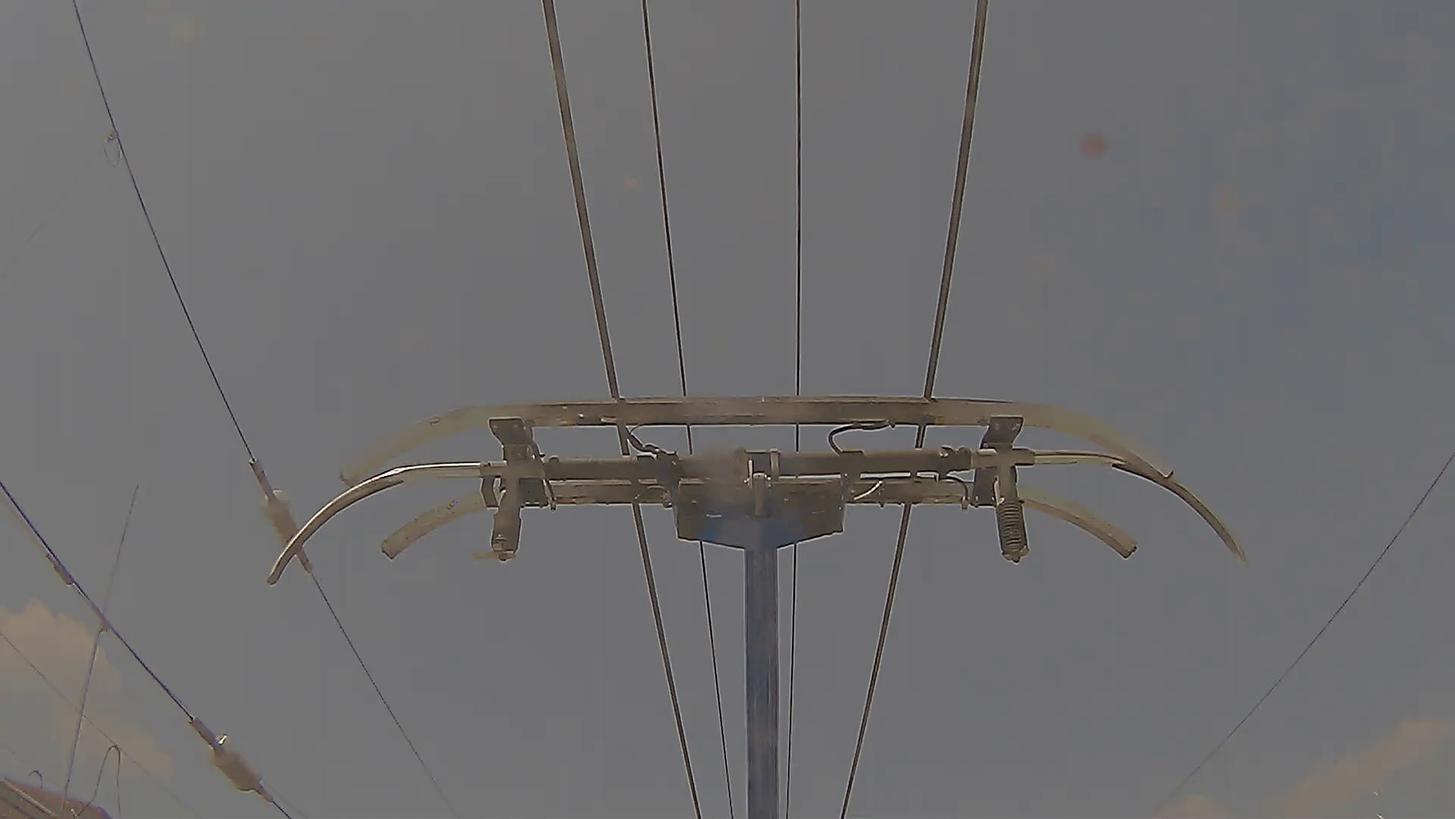
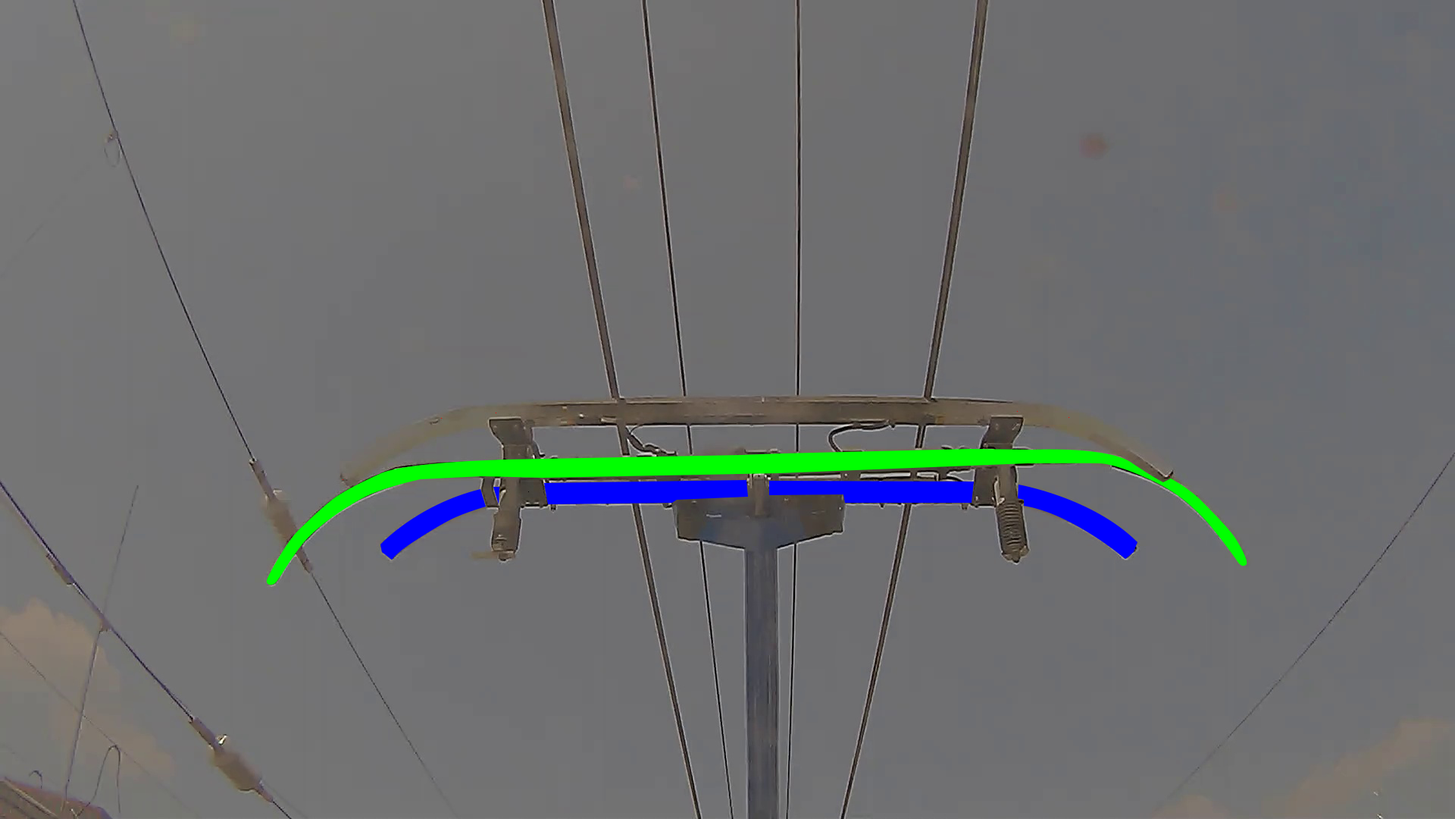
Comparing the layer stacks of the two 1455 x 819 images. Changes:
showed "mask" (2nd of 3, in "middle_bar") over [266, 448, 1248, 586]
showed "mask" (3rd of 3, in "rear_bar") over [380, 479, 1138, 560]
